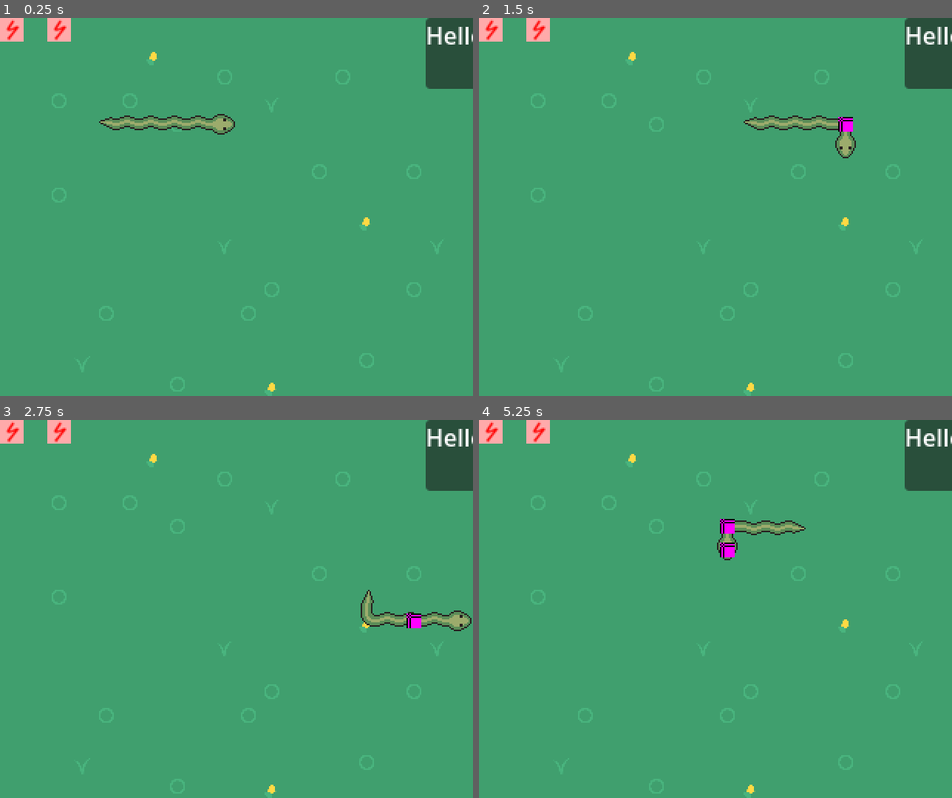
Above: before the commit, frames 1-4 (two rows, left to right).
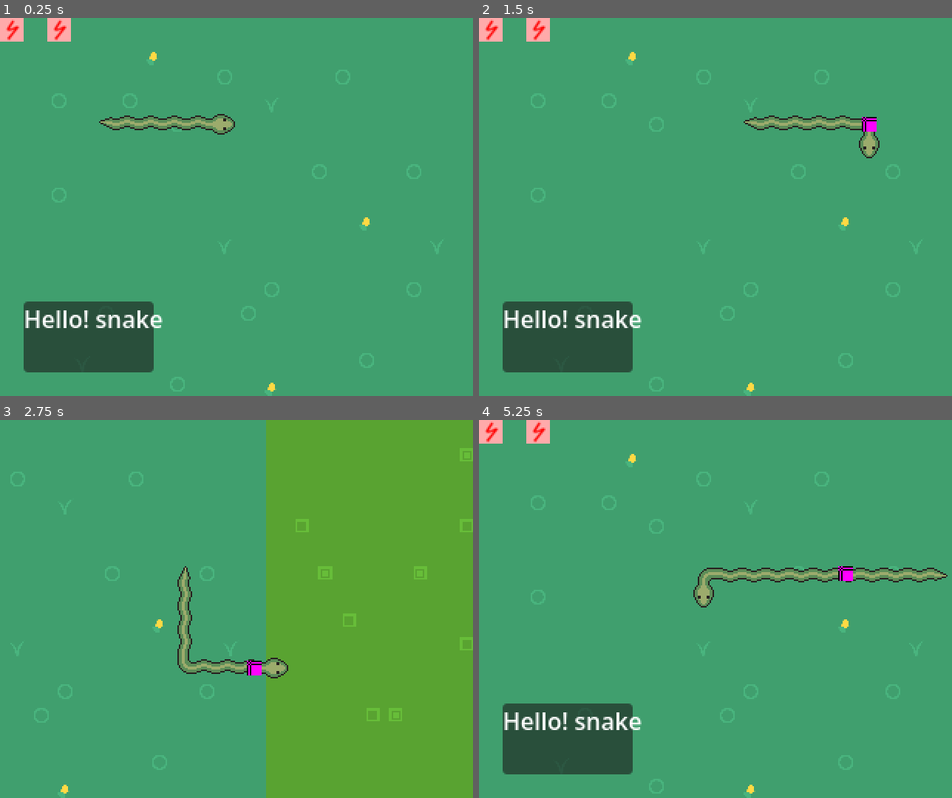
Above: after the commit, the same moments.

Repository: kalgynirae/ld59
Game: Godot game, scene res://scenes/game.tscn
Same seed, same stepped clock (60 frames per second), same inputs: the game is played once before the commit and once after it.
Inputs:
- Up to frame 1 (0.25 s): no input
- Up to frame 2 (1.5 s): hold L (move_right) 0.53-1.28 s; tap E (extend) at 0.6 s; hold J (move_down) from 1.28 s (still down); tap D (die) at 1.35 s
- Up to frame 3 (2.75 s): tap E (extend) at 1.55, 2.1 s; release J (move_down) at 2.03 s; hold L (move_right) from 2.03 s (still down)
- Up to frame 4 (5.25 s): release L (move_right) at 2.78 s; hold K (move_up) 2.78-3.53 s; tap R (retract) at 2.85 s; tap E (extend) at 3.05, 3.6, 4.55, 5.1 s; hold H (move_left) 3.53-5.03 s; tap D (die) at 4.35 s; hold J (move_down) from 5.03 s (still down)

The runs differ from the first frame. In frame 1, 7.1% of the frame differs, in the area x 5-100%, y 0-94%; in frame 2, 7.9%; in frame 3, 46%, in the area x 0-100%, y 0-100%; in frame 4, 9.7%.
Error before the commit: Attempt to call function 'head_direction' in base 'null instance' on a null instance. (res://scenes/game.gd:82)

Commit message:
Detect SQUARE!!!

Diff:
--- a/scenes/game.gd
+++ b/scenes/game.gd
@@ -16,6 +16,7 @@
 	Menu,
 	Running,
 	CameraMoving,
+	Shape,
 }
 
 func set_mode(mode: Mode) -> bool:
@@ -79,7 +80,7 @@
 	if Input.is_action_just_pressed("move_up"):
 		current_direction = "up"
 	if Input.is_action_just_pressed("extend"):
-		$Map/Snake.extend($Snake.head_direction())
+		$Map/Snake.extend($Map/Snake.head_direction())
 	if Input.is_action_just_pressed("retract"):
 		$Map/Snake.retract()
 	if Input.is_action_just_pressed("die"):
--- a/scenes/game.tscn
+++ b/scenes/game.tscn
@@ -10,9 +10,10 @@
 [node name="Map" parent="." unique_id=1460035702 instance=ExtResource("1_uwrxv")]
 
 [node name="Panel" type="Panel" parent="." unique_id=894262728]
-offset_left = 288.0
-offset_right = 376.0
-offset_bottom = 48.0
+offset_left = 16.0
+offset_top = 192.0
+offset_right = 104.0
+offset_bottom = 240.0
 
 [node name="Label" type="Label" parent="Panel" unique_id=1294002607]
 layout_mode = 0
--- a/scenes/snake.gd
+++ b/scenes/snake.gd
@@ -120,7 +120,7 @@
 	for i in length - 1:
 		add_part()
 
-func detect_shape() -> Shape:
+func detect_shape(debug: bool = false) -> Shape:
 	var segments = [["s", 1]];
 	for i in range(1, parts.size()):
 		match parts[i].turn():
@@ -133,29 +133,52 @@
 				segments.append(["r", 1])
 			Turn.Left:
 				segments.append(["l", 1])
-	print(segments)
 
-	if segments_match(segments, SQUARE):
+	if segments_match(segments, SQUARE, debug):
+		print("SQUARE!!!")
 		return Shape.Square
 	else:
 		return Shape.None
 
 const SQUARE = [
-	[["s", 1], ["r", 1], ["s", 1], ["r", 1], ["s", 1], ["r", 1], ["s", 1]],
-	[["s", 2], ["r", 1], ["s", 2], ["r", 1], ["s", 2], ["r", 1], ["s", 2]],
-	[["s", 3], ["r", 1], ["s", 3], ["r", 1], ["s", 3], ["r", 1], ["s", 3]],
-	[["s", 4], ["r", 1], ["s", 4], ["r", 1], ["s", 4], ["r", 1], ["s", 4]],
-	[["s", 1], ["l", 1], ["s", 1], ["l", 1], ["s", 1], ["l", 1], ["s", 1]],
-	[["s", 2], ["l", 1], ["s", 2], ["l", 1], ["s", 2], ["l", 1], ["s", 2]],
-	[["s", 3], ["l", 1], ["s", 3], ["l", 1], ["s", 3], ["l", 1], ["s", 3]],
-	[["s", 4], ["l", 1], ["s", 4], ["l", 1], ["s", 4], ["l", 1], ["s", 4]],
+	[["s", 1], ["r", 1], ["s", 1], ["r", 1], ["s", 1], ["r", 1], ["s", 2]],
+	[["s", 2], ["r", 1], ["s", 2], ["r", 1], ["s", 2], ["r", 1], ["s", 3]],
+	[["s", 3], ["r", 1], ["s", 3], ["r", 1], ["s", 3], ["r", 1], ["s", 4]],
+	[["s", 1], ["l", 1], ["s", 1], ["l", 1], ["s", 1], ["l", 1], ["s", 2]],
+	[["s", 2], ["l", 1], ["s", 2], ["l", 1], ["s", 2], ["l", 1], ["s", 3]],
+	[["s", 3], ["l", 1], ["s", 3], ["l", 1], ["s", 3], ["l", 1], ["s", 4]],
 ]
 
-func segments_match(segments: Array, patterns: Array) -> bool:
-	for pattern in patterns:
+func segments_match(segments: Array, patterns: Array, debug: bool) -> bool:
+	var min_segment_count = patterns[0].size()
+	if segments.size() < min_segment_count:
+		return false
+
+	if debug: print("Trying to match any of %s patterns" % patterns.size())
+	var matched = false
+	for p in patterns.size():
+		var pattern = patterns[p]
+		if debug: print("  pattern %s" % p)
 		if pattern.size() > segments.size():
+			if debug: print("    oh wait, too small")
 			continue
-		for offset in segments.size() - pattern.size():
+		for offset in (segments.size() - pattern.size()) + 1:
+			if debug: print("    offset %s" % offset)
+			var pattern_matched = true
 			for i in pattern.size():
-				pass  # TODO
-	return false
+				var seg = segments[offset + i]
+				var pat = pattern[i]
+				if (i == 0 or i == (pattern.size() - 1)) and seg[0] == "s" and pat[0] == "s":
+					# Straight at the beginning or end of a pattern only fails against shorter segments
+					if seg[1] < pat[1]:
+						if debug: print("      fail at %s: segment=%s too short (pattern=%s)" % [i, seg, pat])
+				elif seg != pat:
+					if debug: print("      fail at %s: segment=%s != pattern=%s" % [i, seg, pat])
+					pattern_matched = false
+					break
+			if pattern_matched:
+				matched = true
+				break
+		if matched:
+			break
+	return matched
